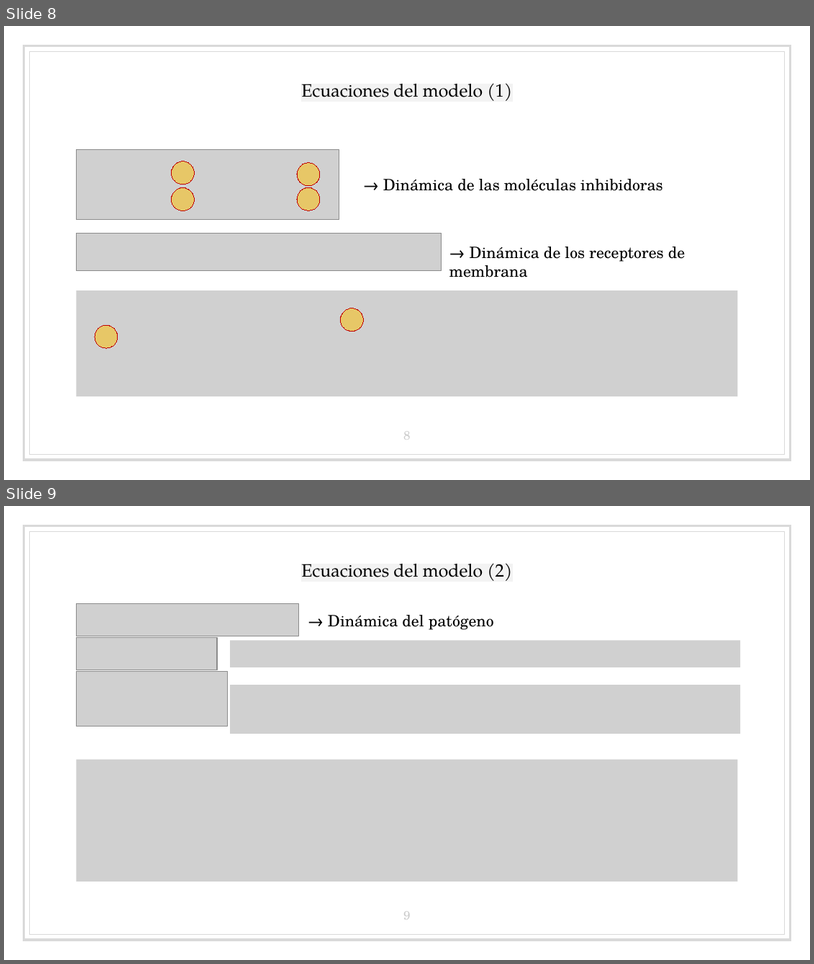
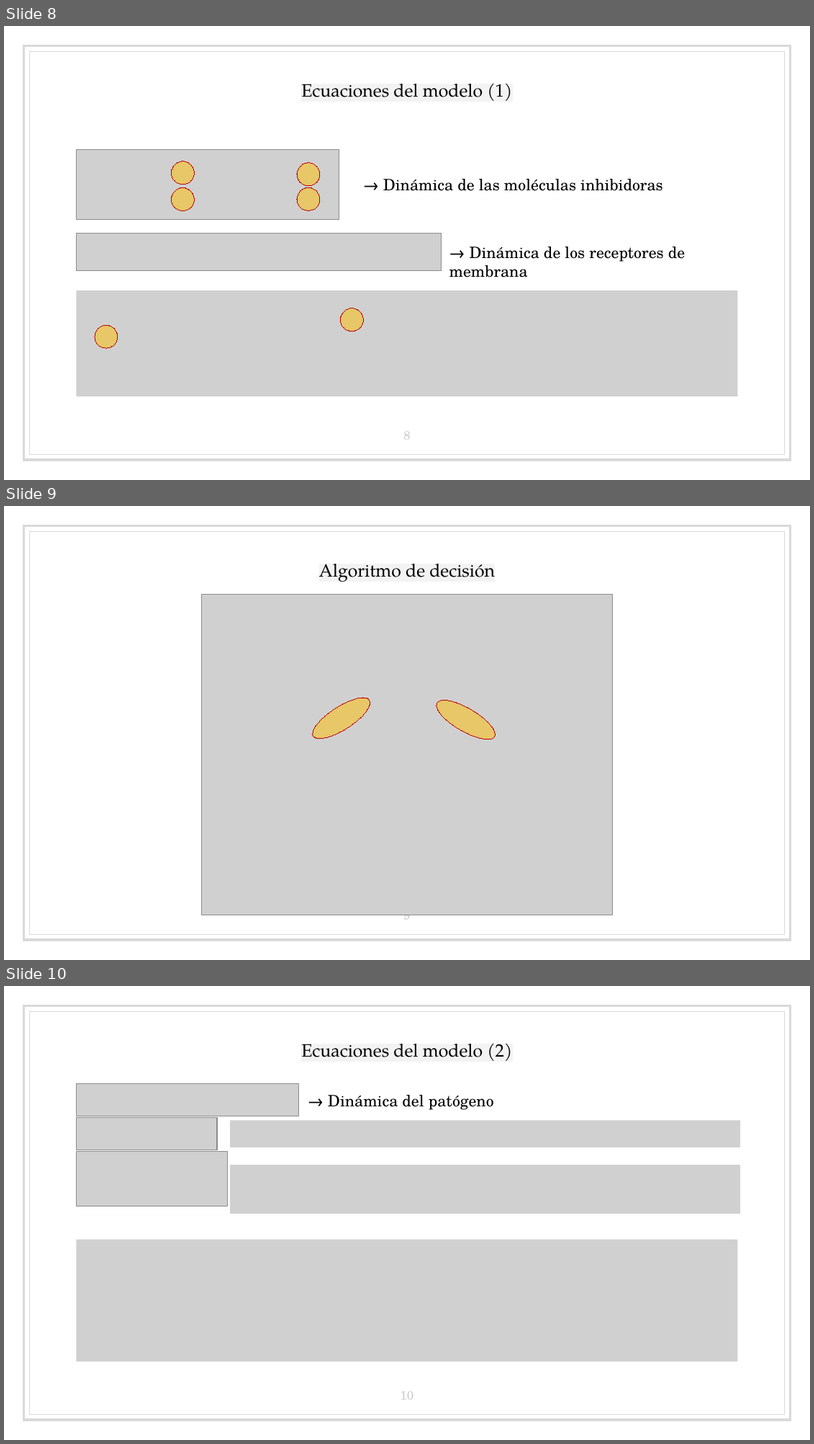
Before and after one commit to bserranoanton/TFG-mates, a slide deck: Defensa/transparenciasDefensa.pptx. Shown one above the other, each under a label of ours: slides 8 and 9 before the commit, slides 8, 9 and 10 after it. The pictures are 814x964 and 814x1444 pixels, drawn with LibreOffice and Linux fonts; fonts in the diff are those of the drawing; grey boxes stand for pictures. Boxes give left, top, right and bottom in pixels: in the first picture for what was removed or moved away, otherwise in the second. Text is boxed around its words. In the diff, an @@ line names an element or a change of style, - is before the commit and + after.

```diff
--- a/Defensa/transparenciasDefensa.pptx
+++ b/Defensa/transparenciasDefensa.pptx
@@ slide 9 added at <box>4,506,810,960</box>, background #FFFFFF; not listed: 2 template elements that a slide beside it also shows @@
@@ title added at <box>319,564,495,582</box>, 16 pt, text #000000 @@
+Algoritmo de decisión
@@ picture added at <box>201,595,613,915</box> @@
@@ ellipse added at <box>307,690,376,746</box>, fill #FFC000 at 50% opacity, outline #C00000 0.75 pt @@
@@ ellipse added at <box>432,693,502,747</box>, fill #FFC000 at 50% opacity, outline #C00000 0.75 pt @@
@@ page number added at <box>404,914,411,924</box>, 11 pt, text #CCCCCC @@
+9
@@ what was slide 9 is now slide 10 @@
@@ page number at <box>400,1391,414,1399</box>: text changed @@
-9
+10
```
Also in this commit, not shown: 2 slides changed.
